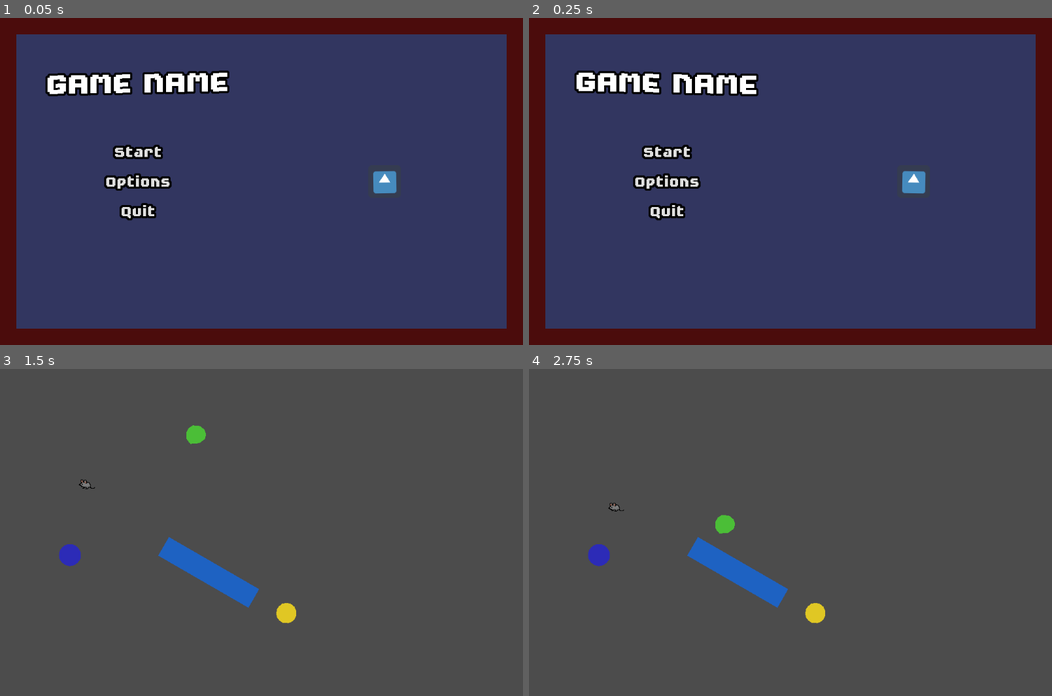
Above: before the commit, frames 1-4 (two rows, left to right).
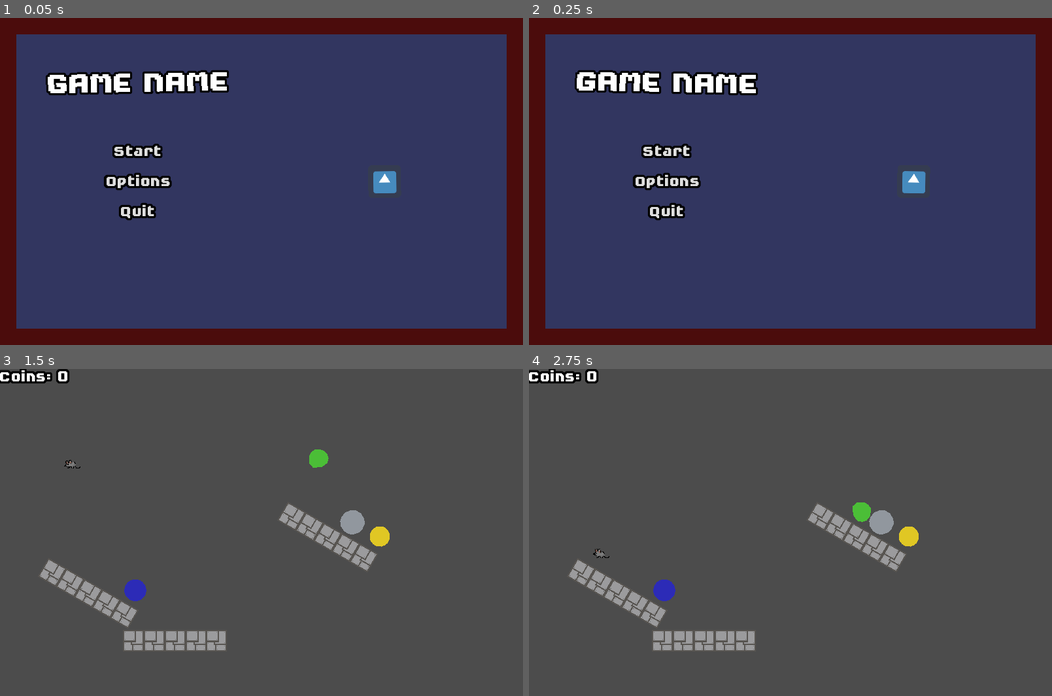
Above: after the commit, the same moments.

Repository: rkblake/TexasGameJam2021
Game: Godot game, scene res://scenes/main.tscn
Same seed, same stepped clock (60 frames per second), same inputs: the game is played once before the commit and once after it. The engine's default icon, where the game draws it, is replaced by a stand-in: a white triangle on a blue panel in a dark square.
Inputs (mouse positions are in pixels of both pictures, inside the frame that each line leads up to):
- Up to frame 1 (0.05 s): no input
- Up to frame 2 (0.25 s): no input
- Up to frame 3 (1.5 s): click "Start" at 0.5 s; move the mouse to (376, 516) at 1.27 s; hold Space (ui_select) from 1.28 s (still down)
- Up to frame 4 (2.75 s): move the mouse to (685, 548) at 2.02 s; release Space (ui_select) at 2.03 s; tap Space (ui_select) at 2.1, 2.27, 2.57 s

The runs differ from the first frame. In frame 1, 1.2% of the frame differs, in the area x 8-76%, y 16-62%; in frame 2, 1.1%; in frame 3, 5.9%, in the area x 0-75%, y 0-86%; in frame 4, 5.8%.

Commit message:
touching button removes obstacle
textured rectangles with tile

Diff:
--- /dev/null
+++ b/assets/ArtAssets/Mouse_Roll.tres
@@ -0,0 +1,23 @@
+[gd_resource type="SpriteFrames" load_steps=9 format=2]
+
+[ext_resource path="res://assets/ArtAssets/Mouse_Idle_Animation 1_0.png" type="Texture" id=1]
+[ext_resource path="res://assets/ArtAssets/Mouse_Idle_Animation 1_1.png" type="Texture" id=2]
+[ext_resource path="res://assets/ArtAssets/Mouse_Idle_Animation 1_3.png" type="Texture" id=3]
+[ext_resource path="res://assets/ArtAssets/Mouse_Idle_Animation 1_2.png" type="Texture" id=4]
+[ext_resource path="res://assets/ArtAssets/Mouse_Roll_Animation 2_2.png" type="Texture" id=5]
+[ext_resource path="res://assets/ArtAssets/Mouse_Roll_Animation 2_0.png" type="Texture" id=6]
+[ext_resource path="res://assets/ArtAssets/Mouse_Roll_Animation 2_3.png" type="Texture" id=7]
+[ext_resource path="res://assets/ArtAssets/Mouse_Roll_Animation 2_1.png" type="Texture" id=8]
+
+[resource]
+animations = [ {
+"frames": [ ExtResource( 6 ), ExtResource( 8 ), ExtResource( 5 ), ExtResource( 7 ) ],
+"loop": true,
+"name": "Roll",
+"speed": 5.0
+}, {
+"frames": [ ExtResource( 1 ), ExtResource( 2 ), ExtResource( 4 ), ExtResource( 3 ) ],
+"loop": true,
+"name": "Idle",
+"speed": 5.0
+} ]
--- a/project.godot
+++ b/project.godot
@@ -32,11 +32,15 @@
 
 [debug]
 
+gdscript/warnings/unused_argument=false
 gdscript/warnings/return_value_discarded=false
 
 [display]
 
 window/size/height=640
+window/size/resizable=false
+window/stretch/mode="2d"
+window/stretch/aspect="keep"
 
 [physics]
 
--- a/scenes/Button.tscn
+++ b/scenes/Button.tscn
@@ -6,9 +6,11 @@
 radius = 21.4297
 
 [sub_resource type="CircleShape2D" id=2]
-radius = 88.9568
+radius = 54.0454
 
-[node name="Button" type="Node2D"]
+[node name="Button" type="Node2D" groups=[
+"Button",
+]]
 script = ExtResource( 1 )
 
 [node name="Center" type="Area2D" parent="."]
@@ -22,6 +24,7 @@
 
 [node name="Gravity" type="Area2D" parent="."]
 collision_layer = 2
+collision_mask = 2
 
 [node name="CollisionShape2D" type="CollisionShape2D" parent="Gravity"]
 shape = SubResource( 2 )
--- a/scenes/Coin.tscn
+++ b/scenes/Coin.tscn
@@ -5,7 +5,9 @@
 [sub_resource type="CircleShape2D" id=1]
 radius = 20.2383
 
-[node name="Coin" type="Node2D"]
+[node name="Coin" type="Node2D" groups=[
+"Coin",
+]]
 script = ExtResource( 1 )
 
 [node name="StaticBody2D" type="Area2D" parent="."]
--- a/scenes/Game.tscn
+++ b/scenes/Game.tscn
@@ -1,44 +1,123 @@
-[gd_scene load_steps=9 format=2]
+[gd_scene load_steps=18 format=2]
 
 [ext_resource path="res://scripts/Game.gd" type="Script" id=1]
 [ext_resource path="res://scenes/Coin.tscn" type="PackedScene" id=2]
 [ext_resource path="res://scenes/Button.tscn" type="PackedScene" id=3]
 [ext_resource path="res://scenes/Mouse.tscn" type="PackedScene" id=4]
+[ext_resource path="res://scenes/Obstacle.tscn" type="PackedScene" id=5]
+[ext_resource path="res://assets/fonts/FutilePro.tres" type="DynamicFont" id=6]
+[ext_resource path="res://assets/sprites/tile.png" type="Texture" id=7]
 
 [sub_resource type="PhysicsMaterial" id=3]
-friction = 0.36
+friction = 0.73
+bounce = 0.18
 
 [sub_resource type="CircleShape2D" id=2]
 radius = 19.1277
 
 [sub_resource type="PhysicsMaterial" id=4]
-friction = 0.6
+friction = 0.78
+bounce = 0.11
 
 [sub_resource type="RectangleShape2D" id=1]
 extents = Vector2( 101.374, 20.6331 )
+
+[sub_resource type="VisualShaderNodeTexture" id=5]
+texture = ExtResource( 7 )
+
+[sub_resource type="VisualShaderNodeInput" id=6]
+output_port_for_preview = 0
+input_name = "uv"
+
+[sub_resource type="VisualShaderNodeVectorOp" id=9]
+default_input_values = [ 0, Vector3( 0, 0, 0 ), 1, Vector3( 5, 1, 4 ) ]
+operator = 2
+
+[sub_resource type="VisualShaderNodeInput" id=10]
+input_name = "texture_pixel_size"
+
+[sub_resource type="VisualShader" id=7]
+code = "shader_type canvas_item;
+uniform sampler2D tex_frg_2;
+
+
+
+void vertex() {
+// Output:0
+
+}
+
+void fragment() {
+// Input:3
+	vec3 n_out3p0 = vec3(UV, 0.0);
+
+// VectorOp:4
+	vec3 n_in4p1 = vec3(5.00000, 1.00000, 4.00000);
+	vec3 n_out4p0 = n_out3p0 * n_in4p1;
+
+// Texture:2
+	vec4 tex_frg_2_read = texture(tex_frg_2, n_out4p0.xy);
+	vec3 n_out2p0 = tex_frg_2_read.rgb;
+	float n_out2p1 = tex_frg_2_read.a;
+
+// Output:0
+	COLOR.rgb = n_out2p0;
+
+}
+
+void light() {
+// Output:0
+
+}
+"
+mode = 1
+flags/light_only = false
+nodes/fragment/0/position = Vector2( 1080, 60 )
+nodes/fragment/2/node = SubResource( 5 )
+nodes/fragment/2/position = Vector2( 620, 100 )
+nodes/fragment/3/node = SubResource( 6 )
+nodes/fragment/3/position = Vector2( 160, 80 )
+nodes/fragment/4/node = SubResource( 9 )
+nodes/fragment/4/position = Vector2( 400, 200 )
+nodes/fragment/5/node = SubResource( 10 )
+nodes/fragment/5/position = Vector2( 60, 340 )
+nodes/fragment/connections = PoolIntArray( 2, 0, 0, 0, 3, 0, 4, 0, 4, 0, 2, 0 )
+
+[sub_resource type="ShaderMaterial" id=8]
+shader = SubResource( 7 )
 
 [node name="Game" type="Node2D"]
 script = ExtResource( 1 )
 
 [node name="GUI" type="CanvasLayer" parent="."]
 
-[node name="RigidBody2D" type="RigidBody2D" parent="."]
-position = Vector2( 383.567, 87.2763 )
+[node name="Label" type="Label" parent="GUI"]
+margin_right = 40.0
+margin_bottom = 14.0
+custom_fonts/font = ExtResource( 6 )
+text = "Coins: 0"
+__meta__ = {
+"_edit_use_anchors_": false
+}
+
+[node name="Marble" type="RigidBody2D" parent="."]
+position = Vector2( 623.567, 93.2763 )
 physics_material_override = SubResource( 3 )
+gravity_scale = 2.0
 __meta__ = {
 "_edit_group_": true
 }
 
-[node name="CollisionShape2D" type="CollisionShape2D" parent="RigidBody2D"]
+[node name="CollisionShape2D" type="CollisionShape2D" parent="Marble"]
 shape = SubResource( 2 )
 
-[node name="Polygon2D" type="Polygon2D" parent="RigidBody2D"]
+[node name="Polygon2D" type="Polygon2D" parent="Marble"]
 scale = Vector2( 1.94288, 1.94288 )
 color = Color( 0.298039, 0.74902, 0.219608, 1 )
 polygon = PoolVector2Array( 3.47395, 8.86186, 9.09261, 4.74152, 10.2163, -0.127975, 8.71803, -4.62291, 4.22311, -8.36867, -3.26843, -9.11783, -7.38878, -6.12122, -9.63624, -2.00087, -9.26166, 5.11609, -5.51589, 9.61102 )
 
 [node name="StaticBody2D" type="StaticBody2D" parent="."]
-position = Vector2( 330.751, 328.878 )
+position = Vector2( 563.751, 259.878 )
 rotation = 0.523598
 physics_material_override = SubResource( 4 )
 __meta__ = {
@@ -50,6 +129,7 @@
 shape = SubResource( 1 )
 
 [node name="ColorRect" type="ColorRect" parent="StaticBody2D"]
+material = SubResource( 8 )
 margin_right = 204.0
 margin_bottom = 42.0
 color = Color( 0.121569, 0.388235, 0.764706, 1 )
@@ -57,14 +137,56 @@
 "_edit_use_anchors_": false
 }
 
+[node name="StaticBody2D2" type="StaticBody2D" parent="."]
+position = Vector2( 94.9196, 369.878 )
+rotation = 0.523598
+physics_material_override = SubResource( 4 )
+__meta__ = {
+"_edit_group_": true
+}
+
+[node name="CollisionShape2D" type="CollisionShape2D" parent="StaticBody2D2"]
+position = Vector2( 101.749, 20.5051 )
+shape = SubResource( 1 )
+
+[node name="ColorRect" type="ColorRect" parent="StaticBody2D2"]
+material = SubResource( 8 )
+margin_right = 204.0
+margin_bottom = 42.0
+color = Color( 0.121569, 0.388235, 0.764706, 1 )
+__meta__ = {
+"_edit_use_anchors_": false
+}
+
+[node name="StaticBody2D3" type="StaticBody2D" parent="."]
+position = Vector2( 240.65, 510.833 )
+physics_material_override = SubResource( 4 )
+__meta__ = {
+"_edit_group_": true
+}
+
+[node name="CollisionShape2D" type="CollisionShape2D" parent="StaticBody2D3"]
+position = Vector2( 101.749, 20.5051 )
+shape = SubResource( 1 )
+
+[node name="ColorRect" type="ColorRect" parent="StaticBody2D3"]
+material = SubResource( 8 )
+margin_right = 204.0
+margin_bottom = 42.0
+__meta__ = {
+"_edit_use_anchors_": false
+}
+
 [node name="Coin" parent="." instance=ExtResource( 2 )]
-position = Vector2( 560.615, 477.538 )
+position = Vector2( 743.615, 327.538 )
 
 [node name="Button" parent="." instance=ExtResource( 3 )]
-position = Vector2( 137, 364 )
+position = Vector2( 265, 433 )
+obstacle_path = NodePath("../ObstacleTest")
 
 [node name="Mouse" parent="." instance=ExtResource( 4 )]
-position = Vector2( 168, 186 )
+position = Vector2( 140, 145 )
 collision_layer = 3
 
-[connection signal="button_entered" from="Button" to="." method="_on_Button_button_entered"]
+[node name="ObstacleTest" parent="." instance=ExtResource( 5 )]
+position = Vector2( 690, 300 )
--- a/scenes/Mouse.tscn
+++ b/scenes/Mouse.tscn
@@ -1,23 +1,21 @@
 [gd_scene load_steps=4 format=2]
 
-[ext_resource path="res://assets/ArtAssets/Mouse_Idle.tres" type="Texture" id=1]
+[ext_resource path="res://assets/ArtAssets/Mouse_Roll.tres" type="SpriteFrames" id=1]
+[ext_resource path="res://scripts/Mouse.gd" type="Script" id=2]
 
 [sub_resource type="CircleShape2D" id=1]
-radius = 12.7922
-
-[sub_resource type="SpriteFrames" id=2]
-animations = [ {
-"frames": [ ExtResource( 1 ) ],
-"loop": true,
-"name": "default",
-"speed": 5.0
-} ]
+radius = 9.16892
 
 [node name="Mouse" type="RigidBody2D"]
+script = ExtResource( 2 )
 
 [node name="CollisionShape2D" type="CollisionShape2D" parent="."]
 shape = SubResource( 1 )
 
 [node name="AnimatedSprite" type="AnimatedSprite" parent="."]
-position = Vector2( 2.22725, -5.3454 )
-frames = SubResource( 2 )
+position = Vector2( -0.951141, 0.481651 )
+frames = ExtResource( 1 )
+animation = "Idle"
+frame = 3
+playing = true
+offset = Vector2( 2, -5 )
--- /dev/null
+++ b/scenes/Obstacle.tscn
@@ -0,0 +1,16 @@
+[gd_scene load_steps=3 format=2]
+
+[ext_resource path="res://scripts/Obstacle.gd" type="Script" id=1]
+
+[sub_resource type="CircleShape2D" id=1]
+radius = 24.1343
+
+[node name="Obstacle" type="StaticBody2D"]
+script = ExtResource( 1 )
+
+[node name="CollisionShape2D" type="CollisionShape2D" parent="."]
+shape = SubResource( 1 )
+
+[node name="Polygon2D" type="Polygon2D" parent="."]
+color = Color( 0.572549, 0.596078, 0.623529, 1 )
+polygon = PoolVector2Array( 5.45772, 22.8298, 14.3845, 19.3259, 19.9741, 12.8186, 24.2289, 2.9741, 23.1443, -6.4532, 16.9707, -17.2153, 7.29313, -23.0553, -4.13644, -23.5558, -14.7317, -18.5502, -20.8219, -11.2086, -23.9922, -2.69896, -22.9911, 7.8129, -15.9831, 17.8242, -7.6404, 22.9133, 1.36977, 24.0813 )
--- a/scripts/Button.gd
+++ b/scripts/Button.gd
@@ -5,16 +5,20 @@
 signal button_pressed(button)
 signal button_released(button)
 
+export var obstacle_path := @""; onready var obstacle := get_node(obstacle_path) as Node2D
+
 func _ready():
 	pass
 
 
 func _on_Center_body_entered(body):
 	emit_signal('button_pressed', self)
+	obstacle.disable(true)
 
 
 func _on_Center_body_exited(body):
 	emit_signal('button_released', self)
+	obstacle.disable(false)
 
 
 func _on_Gravity_body_entered(body):
--- a/scripts/Game.gd
+++ b/scripts/Game.gd
@@ -2,17 +2,28 @@
 
 onready var options_scene: PackedScene = preload('res://scenes/Options.tscn')
 
-const GRAVITY = 800
+#const GRAVITY = 800
 var is_in_button := false
 var _button
+var coins := 0
 
 func _ready():
-	pass
+	for button in get_tree().get_nodes_in_group('Button'):
+		button.connect('button_entered', self, '_on_Button_button_entered')
+		button.connect('button_exited', self, '_on_Button_button_exited')
+		button.connect('button_pressed', self, '_on_Button_button_pressed')
+		button.connect('button_released', self, '_on_Button_button_released')
+
+	for coin in get_tree().get_nodes_in_group('Coin'):
+		coin.connect('touch_coin', self, '_on_Coin_touch_coin')
 
 
 func _physics_process(delta):
 	if is_in_button and Input.is_action_pressed('ui_select'):
 		$Mouse.sleeping = true
+		$Mouse.position.linear_interpolate(_button.position, 0.5)
+	if is_in_button and Input.is_action_just_released('ui_select'):
+		$Mouse.sleeping = false
 #		var distance := Vector2(_button.position - $Mouse.position)
 #		var force := GRAVITY / distance.length_squared()
 #		$Mouse.add_central_force(distance.normalized() * force)
@@ -30,3 +41,20 @@
 func _on_Button_button_entered(button):
 	is_in_button = true
 	_button = button
+
+
+func _on_Button_button_exited(button):
+	is_in_button = false
+
+
+func _on_Button_button_pressed(button):
+	$Marble.add_central_force(Vector2(0, 200)) #need force to get ball rolling again
+
+
+func _on_Button_button_released(button):
+	pass
+
+
+func _on_Coin_touch_coin():
+	coins += 1
+	$GUI/Label.text = "Coins: %s" % coins
--- /dev/null
+++ b/scripts/Mouse.gd
@@ -0,0 +1,14 @@
+extends RigidBody2D
+
+func _ready():
+	pass
+
+
+func _physics_process(delta):
+	if abs(angular_velocity) > 0.3:
+		$AnimatedSprite.animation = 'Roll'
+	else:
+		$AnimatedSprite.animation = 'Idle'
+		$AnimatedSprite.rotation_degrees = rotation_degrees * -1
+
+	$AnimatedSprite.flip_h = linear_velocity.x < 0
--- /dev/null
+++ b/scripts/Obstacle.gd
@@ -0,0 +1,11 @@
+extends StaticBody2D
+
+func _ready():
+	pass
+
+
+func disable(disabled):
+#	$CollisionShape2D.disabled = disabled
+	$CollisionShape2D.set_deferred('disabled', disabled)
+#	set_collision_layer_bit(0, disabled)
+	visible = !disabled
--- a/scripts/Options.gd
+++ b/scripts/Options.gd
@@ -1,11 +1,11 @@
 extends Control
 
 func _ready():
-	pass
+	$MarginContainer/MarginContainer/VBoxContainer/HBoxContainer2/FullscreenToggle.pressed = OS.window_fullscreen
 
 
 func _on_SoundToggle_toggled(button_pressed):
-	pass # Replace with function body.
+	pass
 
 
 func _on_FullscreenToggle_toggled(button_pressed):
Not shown, added: assets/ArtAssets/Mouse_Roll_Animation 2_0.png.import
Not shown, added: assets/ArtAssets/Mouse_Roll_Animation 2_1.png.import
Not shown, added: assets/ArtAssets/Mouse_Roll_Animation 2_2.png.import
Not shown, added: assets/ArtAssets/Mouse_Roll_Animation 2_3.png.import
Binary file added: assets/sprites/tile.png
Not shown, added: assets/sprites/tile.png.import
